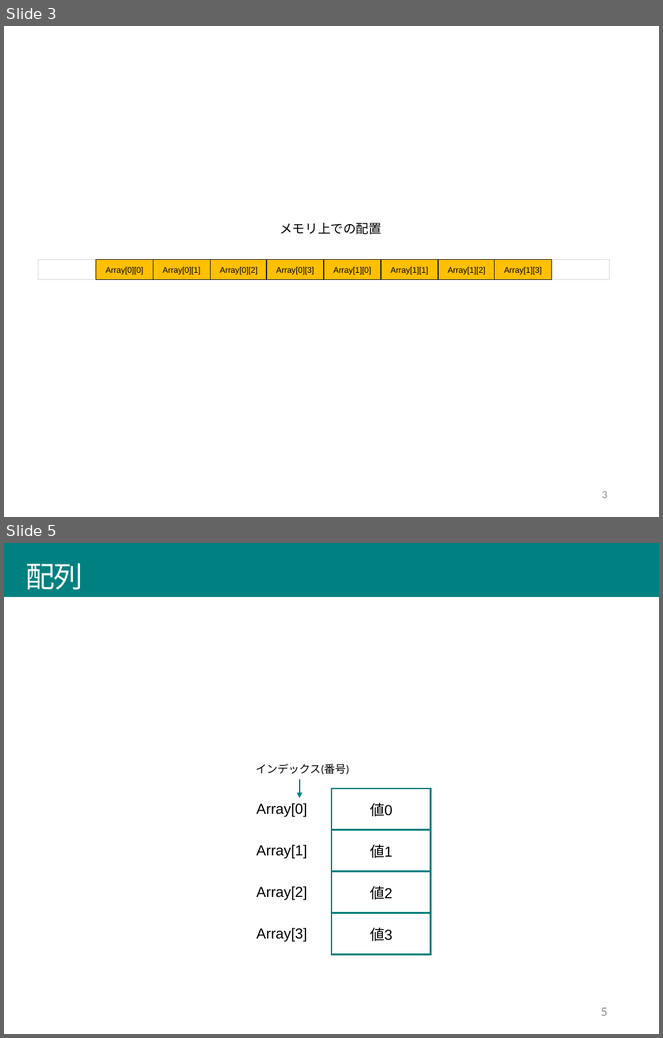
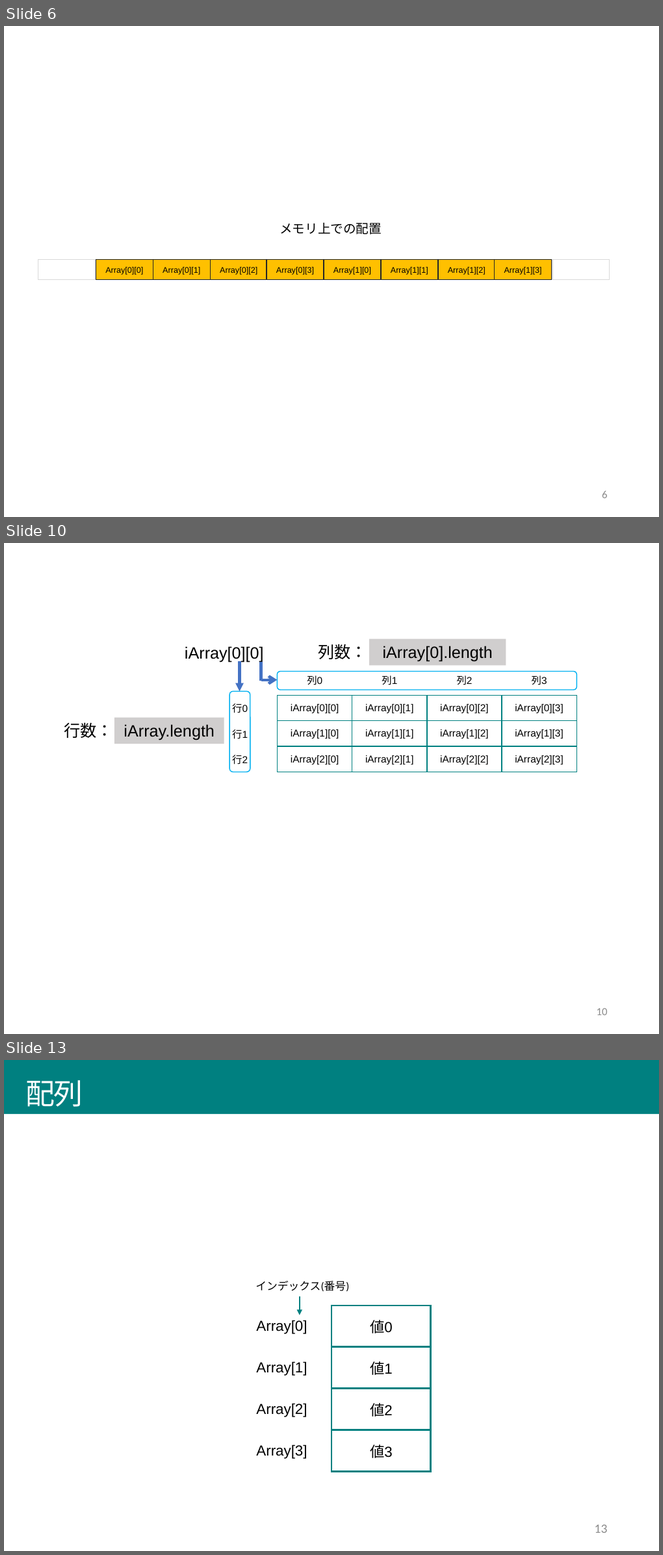
Before and after one commit to afukushimagit/afukushimagit.github.io, a slide deck: images/array/sozai.pptx. Shown one above the other, each under a label of ours: slides 3 and 5 before the commit, slides 6, 10 and 13 after it; the slides between them are not shown. The pictures are 663x1038 and 663x1555 pixels, drawn with LibreOffice and Linux fonts; fonts in the diff are those of the drawing. Boxes give left, top, right and bottom in pixels: in the first picture for what was removed or moved away, otherwise in the second. Text is boxed around its words. In the diff, an @@ line names an element or a change of style, - is before the commit and + after.

```diff
--- a/images/array/sozai.pptx
+++ b/images/array/sozai.pptx
@@ slide 10 added at bbox=[4, 543, 659, 1034], background #FFFFFF @@
@@ rectangle added at bbox=[369, 639, 506, 665], fill #D0CECE, 18 pt, text #000000 @@
+iArray[0].length
@@ text added at bbox=[185, 646, 264, 663], 18 pt, text #000000 @@
+iArray[0][0]
@@ text added at bbox=[318, 644, 367, 659], 18 pt, text #000000 @@
+列数：
@@ table added at bbox=[202, 665, 576, 772], 4 rows, 5 columns @@
+ | 列0 | 列1 | 列2 | 列3
+行0 | iArray[0][0] | iArray[0][1] | iArray[0][2] | iArray[0][3]
+行1 | iArray[1][0] | iArray[1][1] | iArray[1][2] | iArray[1][3]
+行2 | iArray[2][0] | iArray[2][1] | iArray[2][2] | iArray[2][3]
@@ arrow added from (240, 661) to (240, 692), #4472C4 3 pt @@
@@ line added from (261, 661) to (261, 681), #4472C4 3 pt @@
@@ rounded rectangle added at bbox=[277, 672, 577, 690], outline #00B0F0 1 pt @@
@@ rounded rectangle added at bbox=[230, 692, 250, 772], outline #00B0F0 1 pt @@
@@ arrow added from (261, 680) to (277, 680), #4472C4 3 pt @@
@@ rectangle added at bbox=[114, 717, 225, 743], fill #D0CECE, 18 pt, text #000000 @@
+iArray.length
@@ text added at bbox=[64, 722, 113, 738], 18 pt, text #000000 @@
+行数：
@@ page number added at bbox=[597, 1008, 608, 1016], 12 pt, text #8C8C8C @@
+10
@@ what was slide 3 is now slide 6 @@
@@ page number at bbox=[602, 491, 607, 499]: text changed @@
-3
+6
@@ what was slide 5 is now slide 13 @@
@@ page number at bbox=[595, 1525, 608, 1533]: text changed @@
-5
+13
```
Also in this commit, not shown: 1 slide changed, 7 other slides added, 32 other files.
